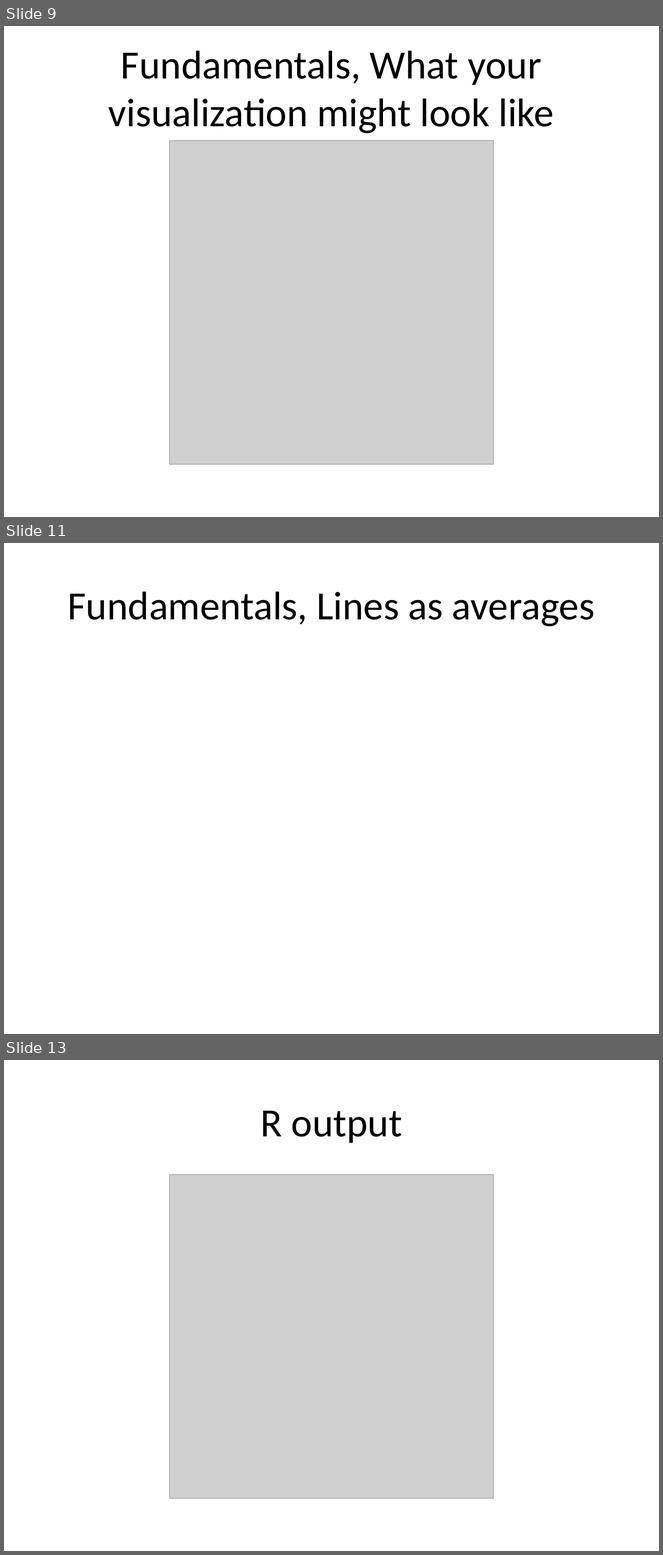
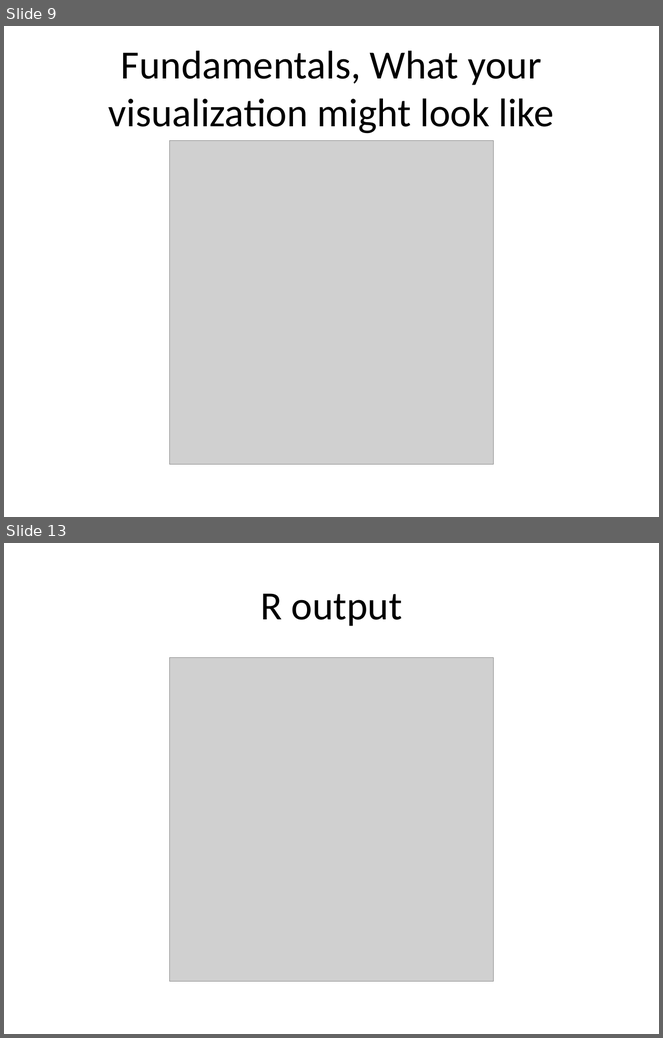
Before and after one commit to pmean/data-visualization, a slide deck: data-viz-03/component/fundamentals.pptx. Shown one above the other, each under a label of ours: slides 9, 11 and 13 before the commit, slides 9 and 13 after it; the slides between them are not shown. The pictures are 663x1555 and 663x1038 pixels, drawn with LibreOffice and Linux fonts; fonts in the diff are those of the drawing; grey boxes stand for pictures. Boxes give left, top, right and bottom in pixels: in the first picture for what was removed or moved away, otherwise in the second. Text is boxed around its words. In the diff, an @@ line names an element or a change of style, - is before the commit and + after.

Commit message:
Added axis range discussion to line graph fundamentals.

```diff
--- a/data-viz-03/component/fundamentals.pptx
+++ b/data-viz-03/component/fundamentals.pptx
@@ slide 11 removed at (x1=4, y1=543, x2=659, y2=1034), background #FFFFFF @@
@@ title removed at (x1=67, y1=591, x2=595, y2=627) @@
-Fundamentals, Lines as averages
```
Also in this commit, not shown: 2 slides changed, 2 slides added, 1 other slide removed, 11 other files.
